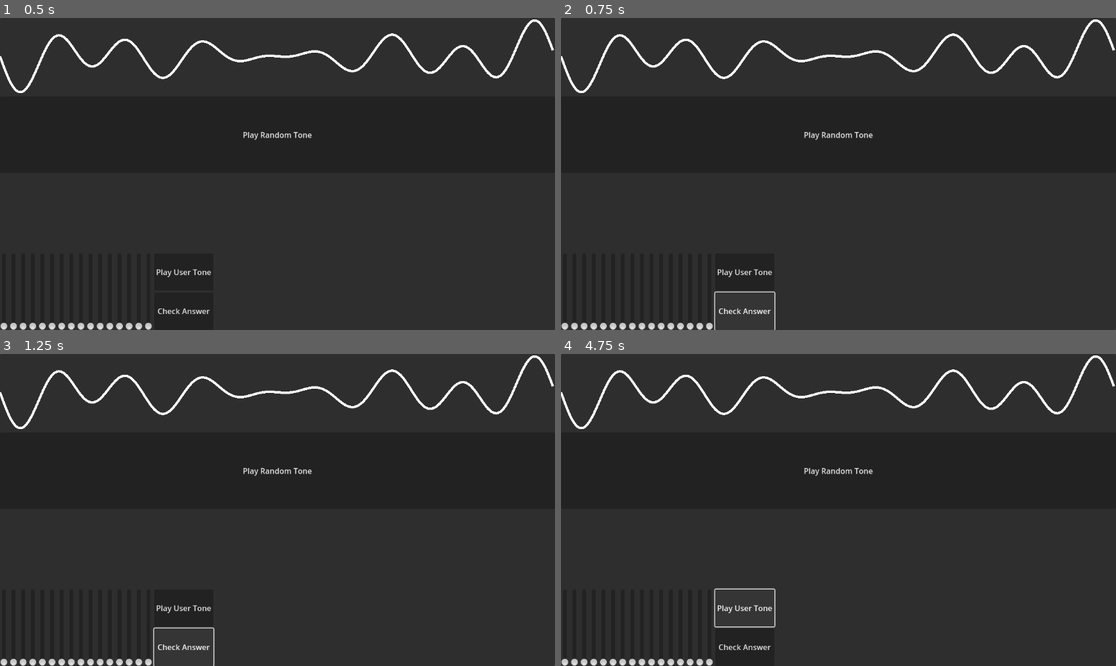
Above: before the commit, frames 1-4 (two rows, left to right).
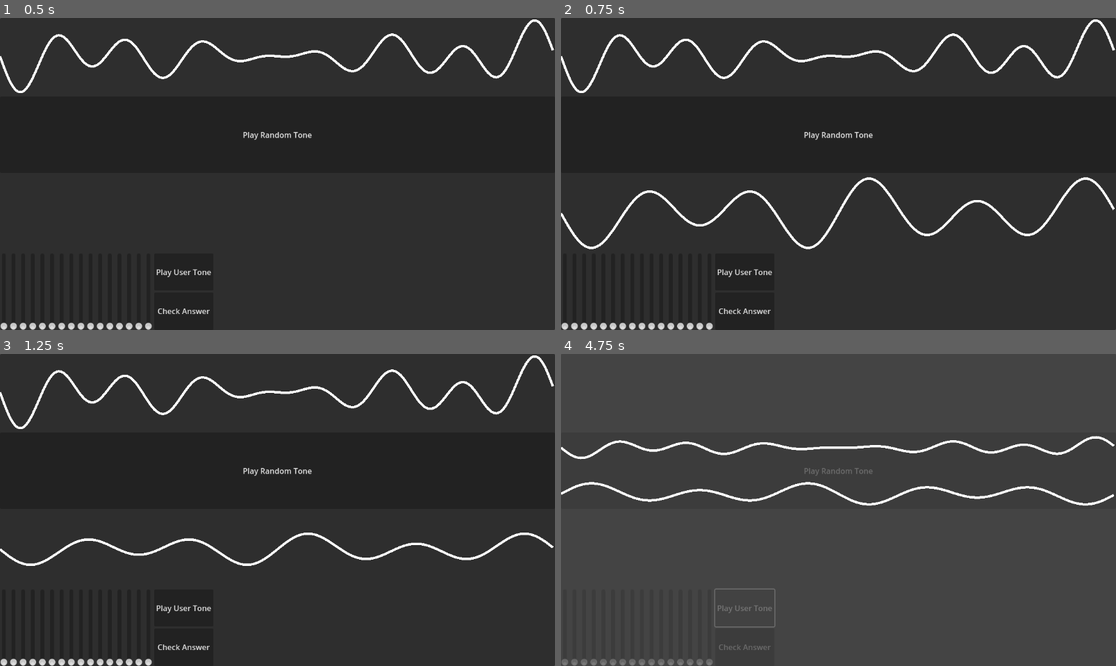
Above: after the commit, the same moments.

Repository: ViperZer0/minijam-179
Game: Godot game, scene res://scene/main/main.tscn
Two runs of this game, one before a commit and one after it. Both use one fixed random seed, a clock stepped at 60 frames per second and the inputs below.
Inputs:
- Up to frame 1 (0.5 s): no input
- Up to frame 2 (0.75 s): click "Check Answer" at 0.5 s
- Up to frame 3 (1.25 s): no input
- Up to frame 4 (4.75 s): click "Check Answer" at 1.25 s; click "Play Random Tone" at 2 s; click "Play Random Tone" at 2.75 s; click "Play User Tone" at 3.5 s; click "Play User Tone" at 4.25 s

Frame 1 is identical in both runs. In frame 2, 1.4% of the frame differs, in the area x 0-100%, y 51-100%; in frame 3, 1.1%; in frame 4, 30%, in the area x 0-100%, y 0-100%.
Error in both runs: Invalid access to property or key 'harmonics' on a base object of type 'Nil'. (res://src/harmonics.gd:33)

Commit message:
Added win transition screen with animations
For some reason the merge_visualizers transition still loops even though
looping is totally disabled, idk what's going on there

Diff:
--- a/godot/component/audio_visualizer/audio_visualizer.tscn
+++ b/godot/component/audio_visualizer/audio_visualizer.tscn
@@ -38,7 +38,7 @@
 script = ExtResource("1_dpli4")
 resolution = 256
 harmonics = SubResource("Resource_3qtwt")
-y_scaling = null
+y_scaling = 1.0
 
 [node name="Line2D" type="Line2D" parent="."]
 width = 5.0
--- a/godot/project.godot
+++ b/godot/project.godot
@@ -15,6 +15,10 @@
 config/features=PackedStringArray("4.3", "Forward Plus")
 config/icon="res://resource/image/icon.svg"
 
+[autoload]
+
+ServiceProvider="*res://services/service_provider.tscn"
+
 [dotnet]
 
 project/assembly_name="Synthesis"
--- a/godot/scene/main/main.gd
+++ b/godot/scene/main/main.gd
@@ -1,5 +1,9 @@
 extends PanelContainer
 @export var num_harmonics: int = 16
+@export var error_threshold: float = 0.05
+
+@export_file("*.tscn") var win_transition_path: String = ""
+@onready var _win_transition_scene: PackedScene = load(win_transition_path)
 
 @onready var random_tone: AudioSignalGenerator = %RandomTone
 @onready var random_tone_visualizer: AudioVisualizer = %RandomToneVisualizer
@@ -23,8 +27,19 @@
 		user_tone.harmonics = user_harmonics
 		user_tone_visualizer.harmonics = user_harmonics
 
+func move_to_win_scene() -> void:
+	# Set up and save positions of the visualizers for animations first
+	var save_visualizer_service: SaveVisualizerService = ServiceProvider.get_service("SaveVisualizerService")
+	save_visualizer_service.save_user_visualizer(user_tone_visualizer)
+	save_visualizer_service.save_random_visualizer(random_tone_visualizer)
+	# Now we can transition
+	get_tree().change_scene_to_packed(_win_transition_scene)
+
 func _on_check_difference_button_pressed() -> void:
-	print(random_harmonics.error(audio_slider_grid.get_harmonics().normalize()))
+	var error = random_harmonics.error(audio_slider_grid.get_harmonics().normalize())
+	print(error)
+	#if error < error_threshold:
+	move_to_win_scene()
 
 func _on_play_user_tone_button_pressed() -> void:
 	user_tone.toggle_note()
--- a/godot/scene/main/main.tscn
+++ b/godot/scene/main/main.tscn
@@ -24,6 +24,7 @@
 grow_vertical = 2
 script = ExtResource("1_4r6h2")
 num_harmonics = 8
+win_transition_path = "res://scene/win_transition/win_transition.tscn"
 
 [node name="RandomTone" parent="." instance=ExtResource("1_4gvmu")]
 unique_name_in_owner = true
@@ -39,7 +40,6 @@
 unique_name_in_owner = true
 layout_mode = 2
 size_flags_vertical = 3
-y_scaling = null
 
 [node name="PlayRandomToneButton" type="Button" parent="VBoxContainer"]
 layout_mode = 2
@@ -50,7 +50,6 @@
 unique_name_in_owner = true
 layout_mode = 2
 size_flags_vertical = 3
-y_scaling = null
 
 [node name="HBoxContainer" type="HBoxContainer" parent="VBoxContainer"]
 layout_mode = 2
--- /dev/null
+++ b/godot/scene/win_transition/win_transition.gd
@@ -0,0 +1,30 @@
+extends Control
+
+@onready var random_tone_visualizer: AudioVisualizer = %RandomToneVisualizer
+@onready var user_tone_visualizer: AudioVisualizer = %UserToneVisualizer
+@onready var animation_player: AnimationPlayer = %AnimationPlayer
+
+@export var merge_amount: float = 0.0
+var _user_start_position: Vector2
+var _random_start_position: Vector2
+
+func _ready():
+	var save_visualizer_service: SaveVisualizerService = ServiceProvider.get_service("SaveVisualizerService")
+	save_visualizer_service.load_random_visualizer(random_tone_visualizer)
+	save_visualizer_service.load_user_visualizer(user_tone_visualizer)
+	_random_start_position = random_tone_visualizer.position
+	_user_start_position = user_tone_visualizer.position
+	animation_player.play("flip_user_visualizer")
+	animation_player.queue("merge_visualizers")
+
+func _process(_delta: float) -> void:
+	# Gets the midpoint between the two positions
+	var center = (_user_start_position + _random_start_position) / 2.0
+	user_tone_visualizer.position = _user_start_position.lerp(center, merge_amount)
+	random_tone_visualizer.position = _random_start_position.lerp(center, merge_amount)
+
+func _on_animation_player_animation_finished(anim_name:StringName):
+	pass
+	# If we finish the first animation, switch to the second one
+	#if anim_name == "flip_user_visualizer":
+		#animation_player.play("merge_visualizers")
--- /dev/null
+++ b/godot/scene/win_transition/win_transition.tscn
@@ -0,0 +1,207 @@
+[gd_scene load_steps=13 format=3 uid="uid://dev5r2iew5g13"]
+
+[ext_resource type="Script" path="res://scene/win_transition/win_transition.gd" id="1_ljpqh"]
+[ext_resource type="PackedScene" uid="uid://cp1b50qlsicsu" path="res://component/audio_visualizer/audio_visualizer.tscn" id="2_wq4we"]
+[ext_resource type="PackedScene" uid="uid://dch1jvncgnbkl" path="res://component/audio_generator/audio_signal_generator.tscn" id="3_ars14"]
+[ext_resource type="Script" path="res://src/harmonic.gd" id="4_1iv3g"]
+[ext_resource type="Script" path="res://src/harmonics.gd" id="5_il5fe"]
+[ext_resource type="PackedScene" uid="uid://crxqel5e6wmer" path="res://component/audio_slider_grid/audio_slider_grid.tscn" id="6_wkmww"]
+
+[sub_resource type="Resource" id="Resource_fbmd4"]
+script = ExtResource("4_1iv3g")
+harmonic_number = 0
+harmonic_strength = 1.0
+
+[sub_resource type="Resource" id="Resource_s4bfo"]
+script = ExtResource("5_il5fe")
+harmonics = Array[ExtResource("4_1iv3g")]([SubResource("Resource_fbmd4")])
+
+[sub_resource type="Animation" id="Animation_ey60c"]
+length = 0.001
+tracks/0/type = "value"
+tracks/0/imported = false
+tracks/0/enabled = true
+tracks/0/path = NodePath("RandomToneVisualizer:y_scaling")
+tracks/0/interp = 1
+tracks/0/loop_wrap = true
+tracks/0/keys = {
+"times": PackedFloat32Array(0),
+"transitions": PackedFloat32Array(1),
+"update": 0,
+"values": [1.0]
+}
+tracks/1/type = "value"
+tracks/1/imported = false
+tracks/1/enabled = true
+tracks/1/path = NodePath("UserToneVisualizer:y_scaling")
+tracks/1/interp = 1
+tracks/1/loop_wrap = true
+tracks/1/keys = {
+"times": PackedFloat32Array(0),
+"transitions": PackedFloat32Array(1),
+"update": 0,
+"values": [1.0]
+}
+
+[sub_resource type="Animation" id="Animation_g0qaf"]
+resource_name = "flip_user_visualizer"
+length = 2.0
+tracks/0/type = "value"
+tracks/0/imported = false
+tracks/0/enabled = true
+tracks/0/path = NodePath("UserToneVisualizer:y_scaling")
+tracks/0/interp = 2
+tracks/0/loop_wrap = true
+tracks/0/keys = {
+"times": PackedFloat32Array(0, 1, 2),
+"transitions": PackedFloat32Array(1, 1, 1),
+"update": 0,
+"values": [1.0, 0.0, -1.0]
+}
+
+[sub_resource type="Animation" id="Animation_ru7to"]
+resource_name = "win_transition"
+length = 3.0
+tracks/0/type = "value"
+tracks/0/imported = false
+tracks/0/enabled = true
+tracks/0/path = NodePath(".:merge_amount")
+tracks/0/interp = 1
+tracks/0/loop_wrap = true
+tracks/0/keys = {
+"times": PackedFloat32Array(0, 3),
+"transitions": PackedFloat32Array(1, 1),
+"update": 0,
+"values": [0.0, 1.0]
+}
+tracks/1/type = "value"
+tracks/1/imported = false
+tracks/1/enabled = true
+tracks/1/path = NodePath("Main:modulate")
+tracks/1/interp = 1
+tracks/1/loop_wrap = true
+tracks/1/keys = {
+"times": PackedFloat32Array(0, 3),
+"transitions": PackedFloat32Array(1, 1),
+"update": 0,
+"values": [Color(1, 1, 1, 1), Color(1, 1, 1, 0)]
+}
+tracks/2/type = "value"
+tracks/2/imported = false
+tracks/2/enabled = true
+tracks/2/path = NodePath("RandomToneVisualizer:y_scaling")
+tracks/2/interp = 1
+tracks/2/loop_wrap = true
+tracks/2/keys = {
+"times": PackedFloat32Array(0, 3),
+"transitions": PackedFloat32Array(1, 1),
+"update": 0,
+"values": [1.0, 0.0]
+}
+tracks/3/type = "value"
+tracks/3/imported = false
+tracks/3/enabled = true
+tracks/3/path = NodePath("UserToneVisualizer:y_scaling")
+tracks/3/interp = 1
+tracks/3/loop_wrap = true
+tracks/3/keys = {
+"times": PackedFloat32Array(0, 3),
+"transitions": PackedFloat32Array(1, 1),
+"update": 0,
+"values": [-1.0, 0.0]
+}
+
+[sub_resource type="AnimationLibrary" id="AnimationLibrary_2yasm"]
+_data = {
+"RESET": SubResource("Animation_ey60c"),
+"flip_user_visualizer": SubResource("Animation_g0qaf"),
+"merge_visualizers": SubResource("Animation_ru7to")
+}
+
+[node name="WinTransition" type="Control"]
+layout_mode = 3
+anchors_preset = 15
+anchor_right = 1.0
+anchor_bottom = 1.0
+grow_horizontal = 2
+grow_vertical = 2
+script = ExtResource("1_ljpqh")
+
+[node name="Main" type="PanelContainer" parent="."]
+layout_mode = 1
+anchors_preset = 15
+anchor_right = 1.0
+anchor_bottom = 1.0
+grow_horizontal = 2
+grow_vertical = 2
+
+[node name="VBoxContainer" type="VBoxContainer" parent="Main"]
+layout_mode = 2
+
+[node name="RandomToneSpacer" type="Control" parent="Main/VBoxContainer"]
+layout_mode = 2
+size_flags_vertical = 3
+
+[node name="PlayRandomToneButton" type="Button" parent="Main/VBoxContainer"]
+layout_mode = 2
+size_flags_vertical = 3
+text = "Play Random Tone"
+
+[node name="UserToneSpace" type="Control" parent="Main/VBoxContainer"]
+layout_mode = 2
+size_flags_vertical = 3
+
+[node name="HBoxContainer" type="HBoxContainer" parent="Main/VBoxContainer"]
+layout_mode = 2
+size_flags_vertical = 3
+
+[node name="AudioSliderGrid" parent="Main/VBoxContainer/HBoxContainer" instance=ExtResource("6_wkmww")]
+layout_mode = 2
+
+[node name="VBoxContainer" type="VBoxContainer" parent="Main/VBoxContainer/HBoxContainer"]
+layout_mode = 2
+
+[node name="PlayUserToneButton" type="Button" parent="Main/VBoxContainer/HBoxContainer/VBoxContainer"]
+layout_mode = 2
+size_flags_vertical = 3
+text = "Play User Tone"
+
+[node name="CheckDifferenceButton" type="Button" parent="Main/VBoxContainer/HBoxContainer/VBoxContainer"]
+layout_mode = 2
+size_flags_vertical = 3
+text = "Check Answer"
+
+[node name="RandomToneVisualizer" parent="." instance=ExtResource("2_wq4we")]
+unique_name_in_owner = true
+layout_mode = 2
+anchors_preset = 0
+anchor_right = 0.0
+anchor_bottom = 0.0
+size_flags_vertical = 3
+
+[node name="UserToneVisualizer" parent="." instance=ExtResource("2_wq4we")]
+unique_name_in_owner = true
+layout_mode = 2
+anchors_preset = 0
+anchor_right = 0.0
+anchor_bottom = 0.0
+offset_top = 498.0
+offset_right = 1884.0
+offset_bottom = 743.0
+size_flags_vertical = 3
+
+[node name="RandomTone" parent="." instance=ExtResource("3_ars14")]
+unique_name_in_owner = true
+harmonics = SubResource("Resource_s4bfo")
+
+[node name="UserTone" parent="." instance=ExtResource("3_ars14")]
+unique_name_in_owner = true
+
+[node name="AnimationPlayer" type="AnimationPlayer" parent="."]
+unique_name_in_owner = true
+libraries = {
+"": SubResource("AnimationLibrary_2yasm")
+}
+next/merge_visualizers = &"merge_visualizers"
+
+[connection signal="animation_finished" from="AnimationPlayer" to="." method="_on_animation_player_animation_finished"]
--- /dev/null
+++ b/godot/services/save_visualizer_service/save_visualizer_service.gd
@@ -0,0 +1,30 @@
+## This class saves the visualizer position between the transition from the main scene to the win animation.
+extends Node
+class_name SaveVisualizerService
+
+var random_tone_visualizer_position: Vector2
+var random_tone_visualizer_size: Vector2
+var random_tone_visualizer_harmonics: Harmonics
+var user_tone_visualizer_position: Vector2
+var user_tone_visualizer_size: Vector2
+var user_tone_visualizer_harmonics: Harmonics
+
+func save_random_visualizer(random_visualizer: AudioVisualizer):
+	random_tone_visualizer_position = random_visualizer.global_position
+	random_tone_visualizer_size = random_visualizer.size
+	random_tone_visualizer_harmonics = random_visualizer.harmonics
+
+func load_random_visualizer(random_visualizer: AudioVisualizer):
+	random_visualizer.global_position = random_tone_visualizer_position
+	random_visualizer.size = random_tone_visualizer_size
+	random_visualizer.harmonics = random_tone_visualizer_harmonics
+
+func save_user_visualizer(user_visualizer: AudioVisualizer):
+	user_tone_visualizer_position = user_visualizer.global_position
+	user_tone_visualizer_size = user_visualizer.size
+	user_tone_visualizer_harmonics = user_visualizer.harmonics
+
+func load_user_visualizer(user_visualizer: AudioVisualizer):
+	user_visualizer.global_position = user_tone_visualizer_position
+	user_visualizer.size = user_tone_visualizer_size
+	user_visualizer.harmonics = user_tone_visualizer_harmonics
--- /dev/null
+++ b/godot/services/save_visualizer_service/save_visualizer_service.tscn
@@ -0,0 +1,6 @@
+[gd_scene load_steps=2 format=3 uid="uid://de7ojw5ixpoxw"]
+
+[ext_resource type="Script" path="res://services/save_visualizer_service/save_visualizer_service.gd" id="1_ryqqo"]
+
+[node name="SaveVisualizerService" type="Node"]
+script = ExtResource("1_ryqqo")
--- /dev/null
+++ b/godot/services/service_provider.gd
@@ -0,0 +1,17 @@
+extends Node
+
+static var instance: ServiceProvider
+var services: Dictionary
+
+func _ready() -> void:
+	services = Dictionary()
+	var services_to_load = _get_service_children()
+	for service in services_to_load:
+		# Load each service, reference it by its saved name
+		services[service.name] = service
+
+func get_service(service_name: String) -> Node:
+	return services[service_name]
+
+func _get_service_children() -> Array[Node]:
+	return get_node("%Services").get_children()
--- /dev/null
+++ b/godot/services/service_provider.tscn
@@ -0,0 +1,12 @@
+[gd_scene load_steps=3 format=3 uid="uid://bgglvdk02ufxv"]
+
+[ext_resource type="Script" path="res://services/service_provider.gd" id="1_o85sh"]
+[ext_resource type="PackedScene" uid="uid://de7ojw5ixpoxw" path="res://services/save_visualizer_service/save_visualizer_service.tscn" id="2_03yu5"]
+
+[node name="ServiceProvider" type="Node"]
+script = ExtResource("1_o85sh")
+
+[node name="Services" type="Node" parent="."]
+unique_name_in_owner = true
+
+[node name="SaveVisualizerService" parent="Services" instance=ExtResource("2_03yu5")]
Not shown, changed: obsidian/Minijam-179/To-Do.md
